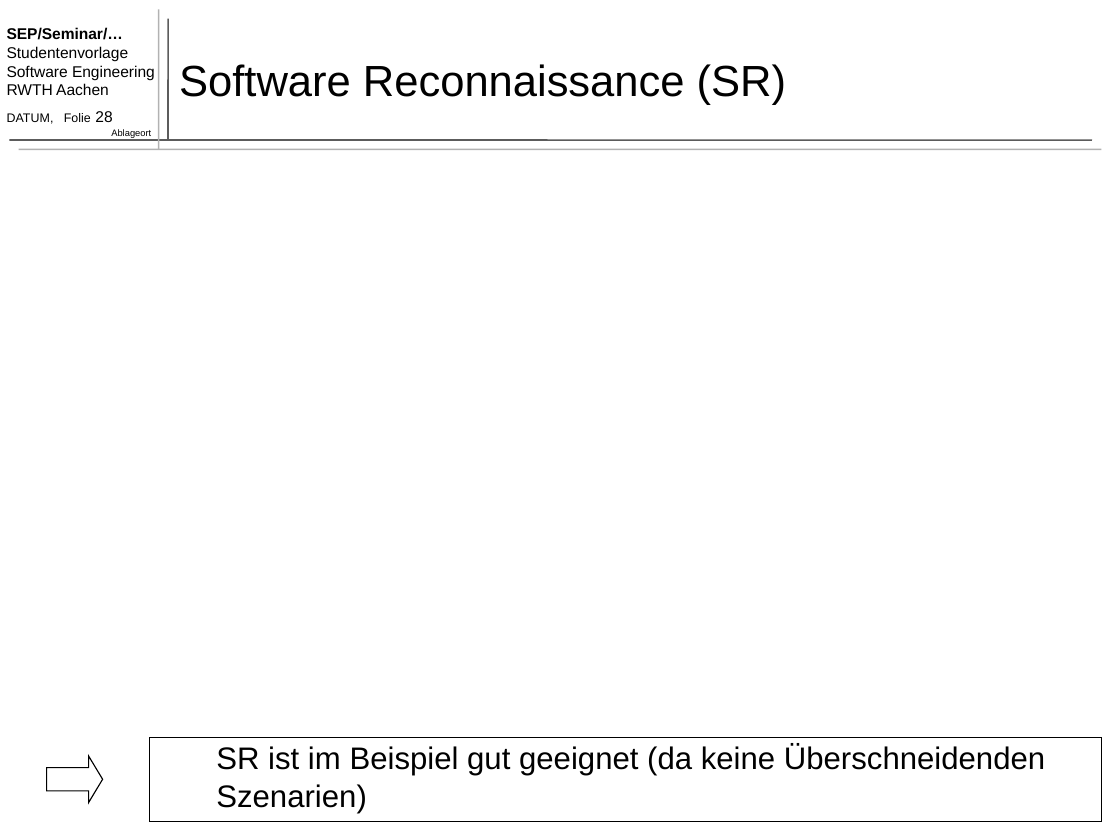
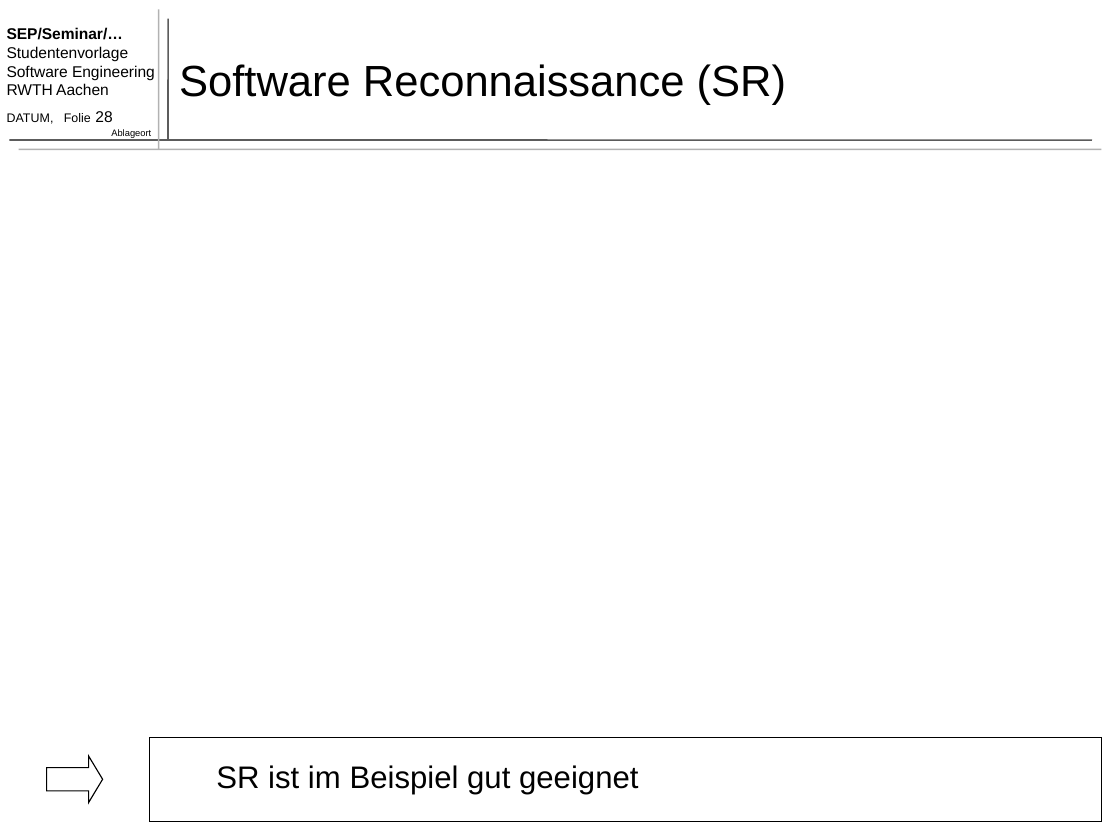
Before and after one commit to TimoBergerbusch/feature-location-techniques, a slide deck: slide 28 of Feature Location Techniques - Präsentation.pptx. Drawn at 1120x840 pixels with LibreOffice and Linux fonts; fonts in the diff are those of the drawing; grey boxes stand for pictures. Boxes give left, top, right and bottom in pixels: in the first picture for what was removed or moved away, otherwise in the second. Text is boxed around its words. In the diff, an @@ line names an element or a change of style, - is before the commit and + after.

```diff
--- a/Feature Location Techniques - Präsentation.pptx
+++ b/Feature Location Techniques - Präsentation.pptx
@@ text at box(216, 765, 638, 794): text changed @@
-  SR ist im Beispiel gut geeignet (da keine Überschneidenden Szenarien)
+  SR ist im Beispiel gut geeignet
```
Also in this commit, not shown: 13 other slides changed.
